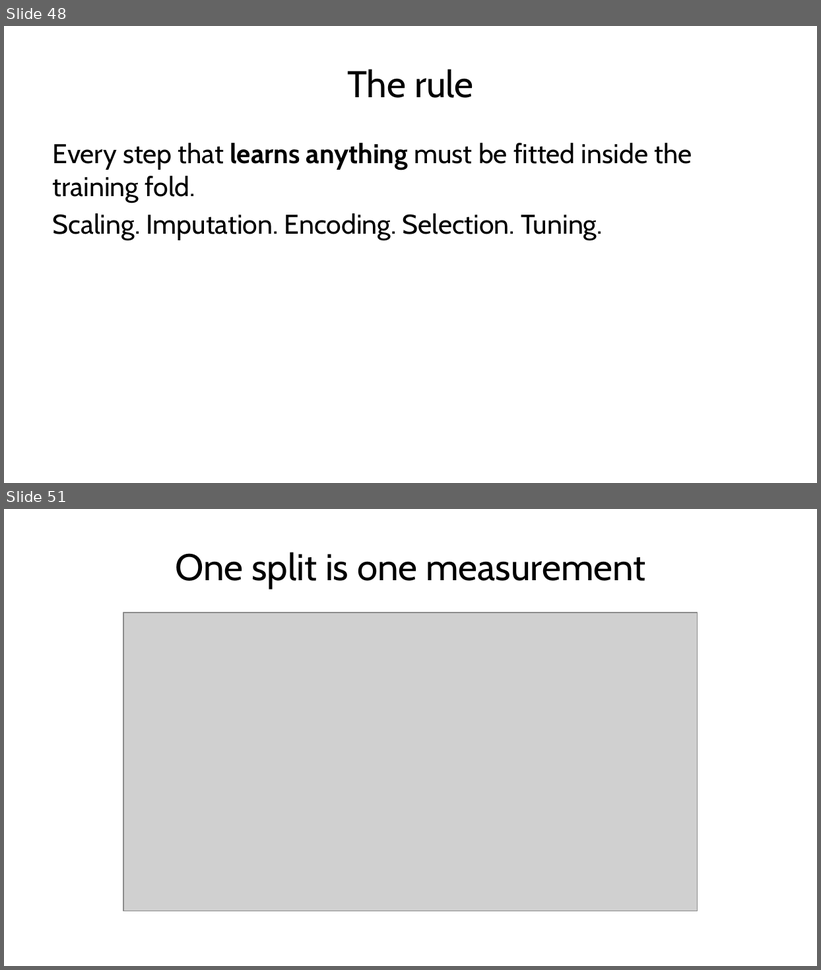
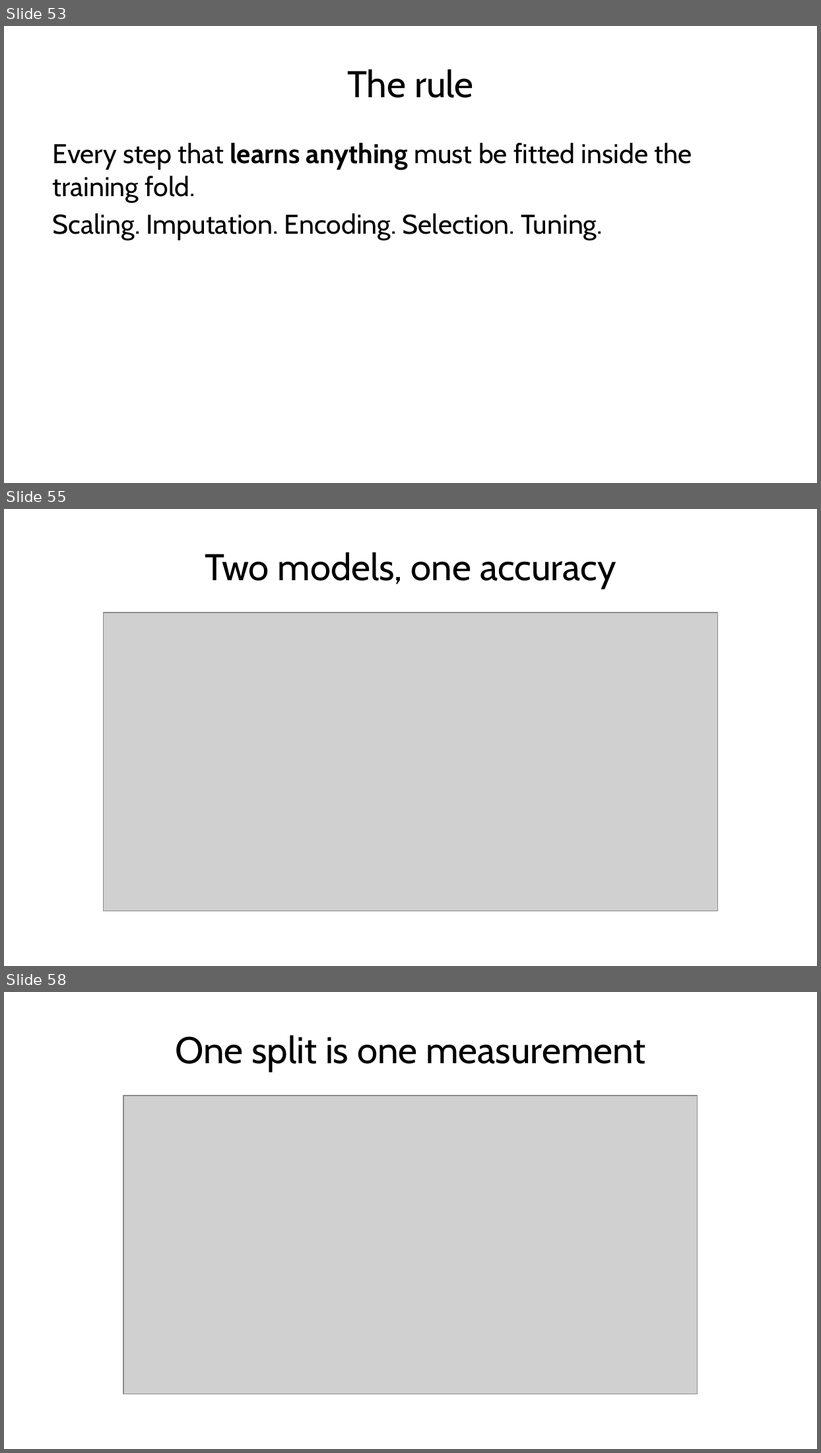
Before and after one commit to fabioantonini/technologies-for-artificial-intelligence, a slide deck: Lessons/01_introduction_and_workflow/Slides/introduction_and_workflow_slides.pptx. Shown one above the other, each under a label of ours: slides 48 and 51 before the commit, slides 53, 55 and 58 after it; the slides between them are not shown. The pictures are 821x970 and 821x1453 pixels, drawn with LibreOffice and Linux fonts; fonts in the diff are those of the drawing; grey boxes stand for pictures; background and template pictures are left out. Boxes give left, top, right and bottom in pixels: in the first picture for what was removed or moved away, otherwise in the second. Text is boxed around its words. In the diff, an @@ line names an element or a change of style, - is before the commit and + after.

```diff
--- a/Lessons/01_introduction_and_workflow/Slides/introduction_and_workflow_slides.pptx
+++ b/Lessons/01_introduction_and_workflow/Slides/introduction_and_workflow_slides.pptx
@@ slide 55 added at box(4, 509, 817, 966), background #FFFFFF @@
@@ title added at box(205, 552, 616, 589), 33 pt, text #1A1A1A @@
+Two models, one accuracy
@@ picture added at box(103, 613, 718, 912) @@
@@ what was slide 48 is now slide 53 @@
@@ what was slide 51 is now slide 58 @@
```
Also in this commit, not shown: 7 slides changed, 6 other slides added, 9 other files.
